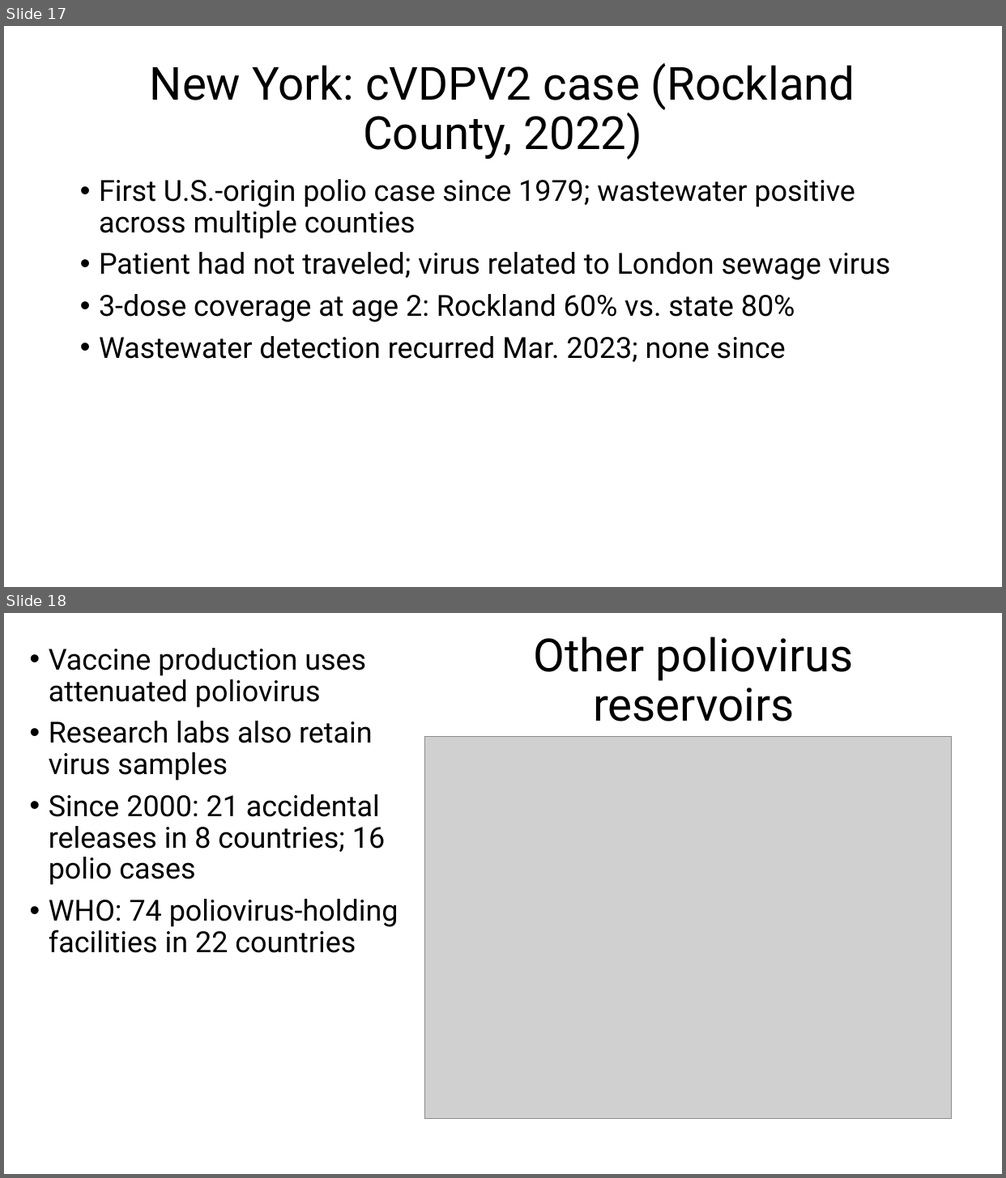
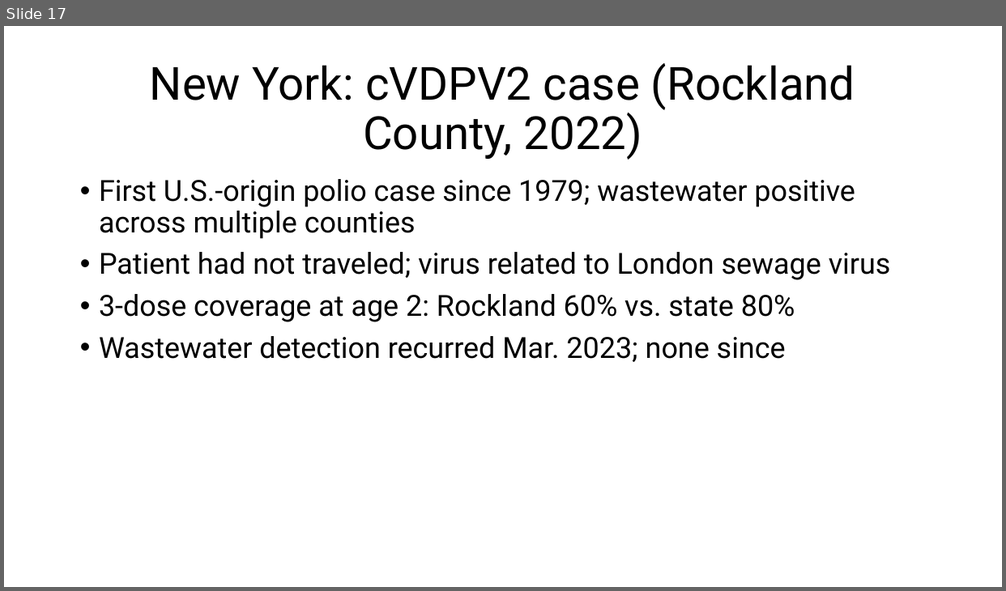
Before and after one commit to tstallins/tstallins.github.io, a slide deck: courses/261/politicalonline.pptx. Shown one above the other, each under a label of ours: slides 17 and 18 before the commit, slide 17 after it. The pictures are 1006x1178 and 1006x591 pixels, drawn with LibreOffice and Linux fonts; fonts in the diff are those of the drawing; grey boxes stand for pictures. Boxes give left, top, right and bottom in pixels: in the first picture for what was removed or moved away, otherwise in the second. Text is boxed around its words. In the diff, an @@ line names an element or a change of style, - is before the commit and + after.

```diff
--- a/courses/261/politicalonline.pptx
+++ b/courses/261/politicalonline.pptx
@@ slide 18 removed at [4, 613, 1002, 1174], background #FFFFFF @@
@@ title removed at [534, 636, 854, 722] @@
-Other poliovirus reservoirs
@@ text removed at [49, 648, 398, 953] @@
-• Vaccine production uses attenuated poliovirus
-• Research labs also retain virus samples
-• Since 2000: 21 accidental releases in 8 countries; 16 polio cases
-• WHO: 74 poliovirus-holding facilities in 22 countries
@@ picture removed at [424, 736, 952, 1119] @@
```
Also in this commit, not shown: 1 slide changed, 4 other slides removed.
